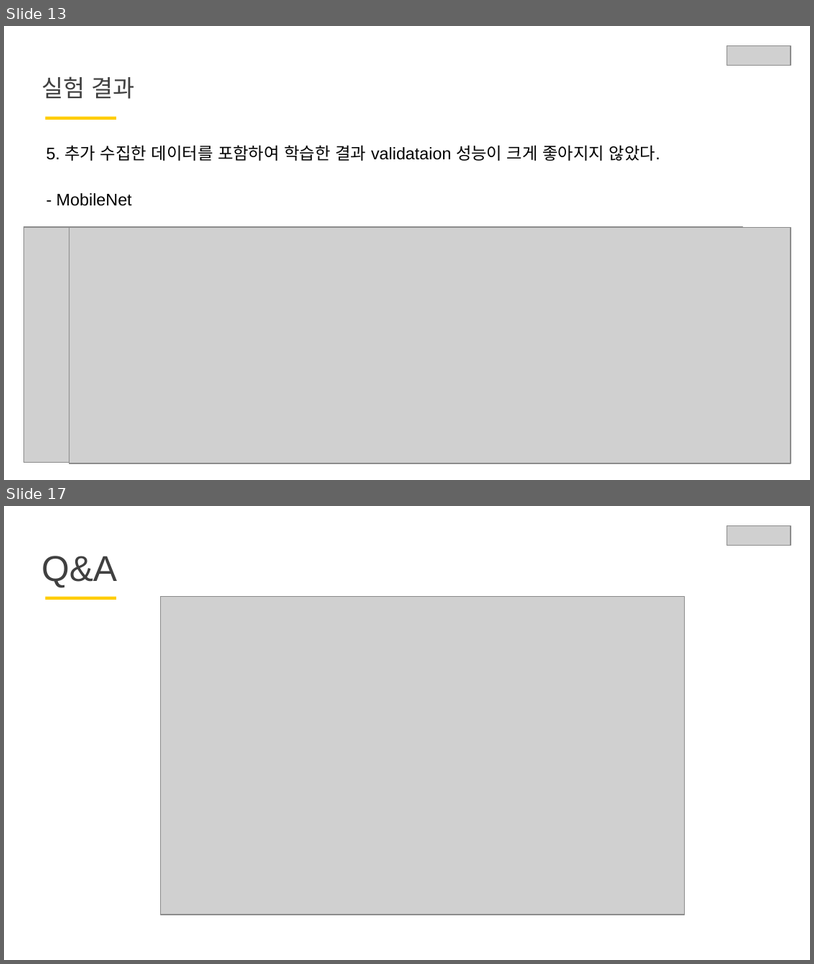
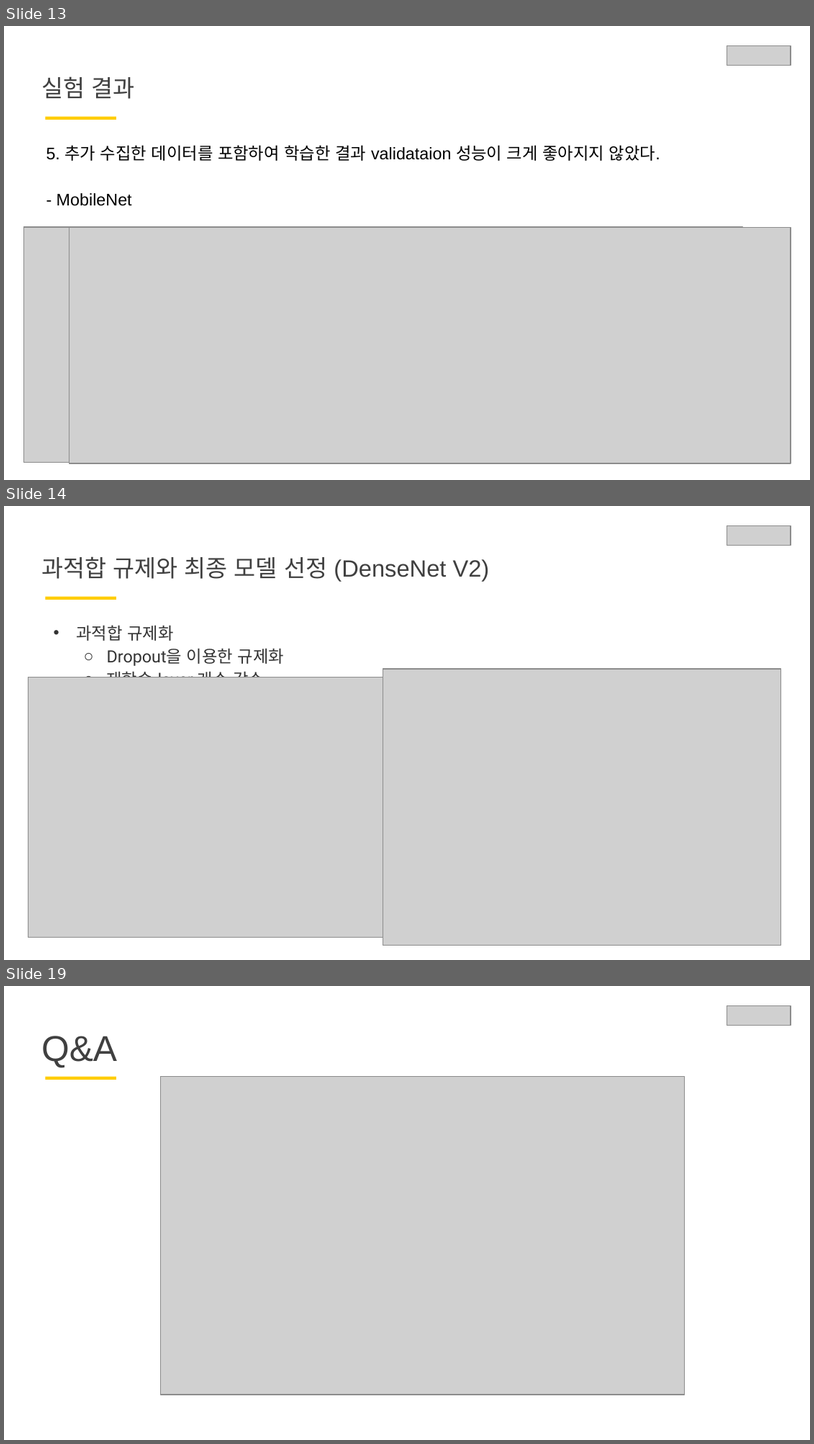
Before and after one commit to knggu/Iamgroww, a slide deck: DLthon/해파리 발표 ppt.pptx. Shown one above the other, each under a label of ours: slides 13 and 17 before the commit, slides 13, 14 and 19 after it; the slides between them are not shown. The pictures are 814x964 and 814x1444 pixels, drawn with LibreOffice and Linux fonts; fonts in the diff are those of the drawing; grey boxes stand for pictures. Boxes give left, top, right and bottom in pixels: in the first picture for what was removed or moved away, otherwise in the second. Text is boxed around its words. In the diff, an @@ line names an element or a change of style, - is before the commit and + after.

```diff
--- a/DLthon/해파리 발표 ppt.pptx
+++ b/DLthon/해파리 발표 ppt.pptx
@@ slide 14 added at box(4, 506, 810, 960), background #FFFFFF @@
@@ picture added at box(728, 526, 791, 546) @@
@@ title added at box(41, 556, 490, 581), 21 pt, text #404040 @@
+과적합 규제와 최종 모델 선정 (DenseNet V2)
@@ rectangle added at box(45, 596, 116, 600), fill #FFCD05 @@
@@ text added at box(77, 625, 284, 677), 15 pt, text #333333 @@
+• 과적합 규제화
+  ○ Dropout을 이용한 규제화
+  ○ 재학습 layer 개수 감수
@@ picture added at box(28, 677, 746, 937) @@
@@ picture added at box(383, 669, 782, 945) @@
@@ what was slide 17 is now slide 19 @@
```
Also in this commit, not shown: 10 slides changed, 1 other slide added, 1 other file.
